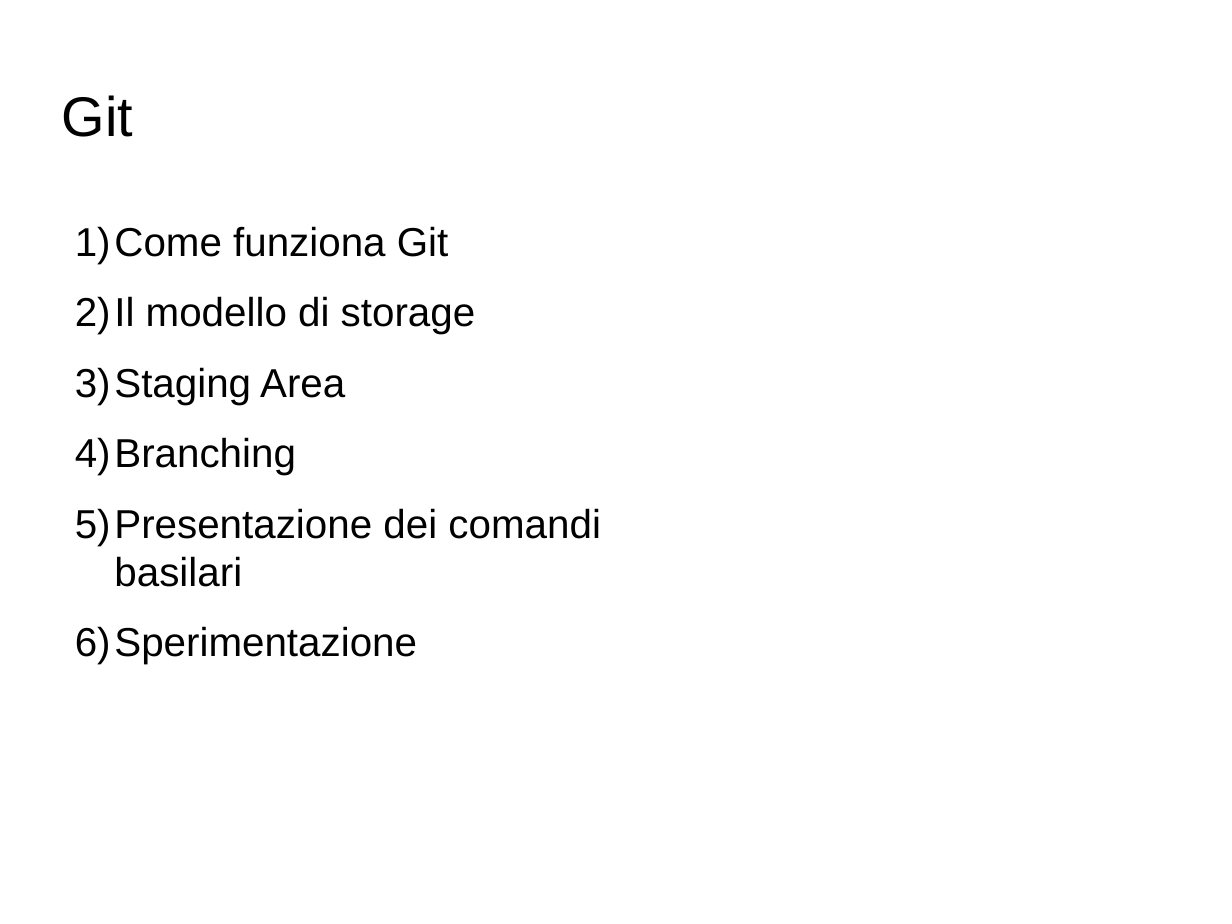
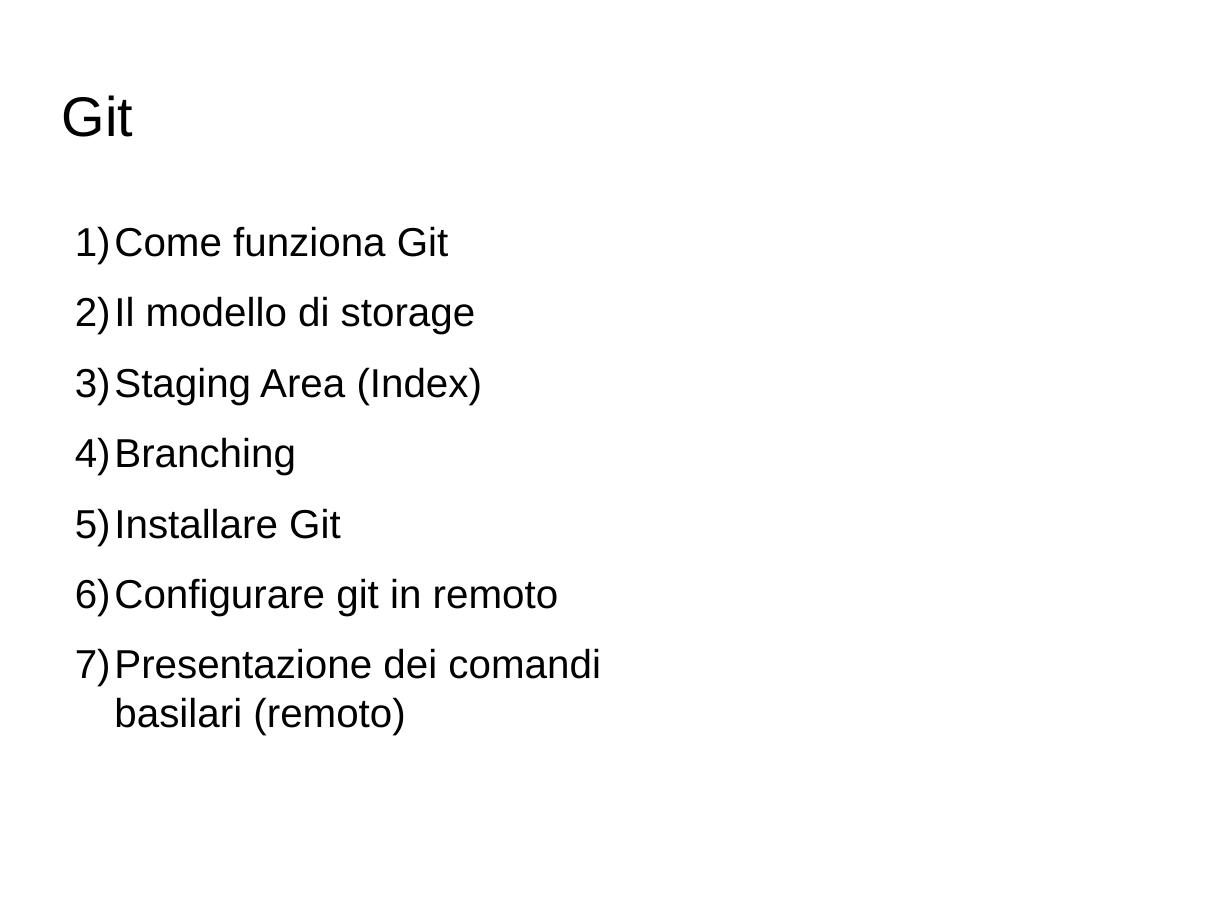
Before and after one commit to GioeleCicchini/Git-Presentation, a slide deck: slide 1 of presentazione git.odp. Drawn at 1232x924 pixels with LibreOffice and Linux fonts; fonts in the diff are those of the drawing; background and template pictures are left out. Boxes give left, top, right and bottom in pixels: in the first picture for what was removed or moved away, otherwise in the second. Text is boxed around its words. In the diff, an @@ line names an element or a change of style, - is before the commit and + after.

```diff
--- a/presentazione git.odp
+++ b/presentazione git.odp
@@ text at bbox=[75, 367, 483, 405]: text changed @@
-3) Staging Area
+3) Staging Area (Index)
@@ text at bbox=[75, 508, 600, 735]: text changed @@
-5) Presentazione dei comandi basilari
-6) Sperimentazione
+5) Installare Git
+6) Configurare git in remoto
+7) Presentazione dei comandi basilari (remoto)
```
Also in this commit, not shown: 1 other file.
